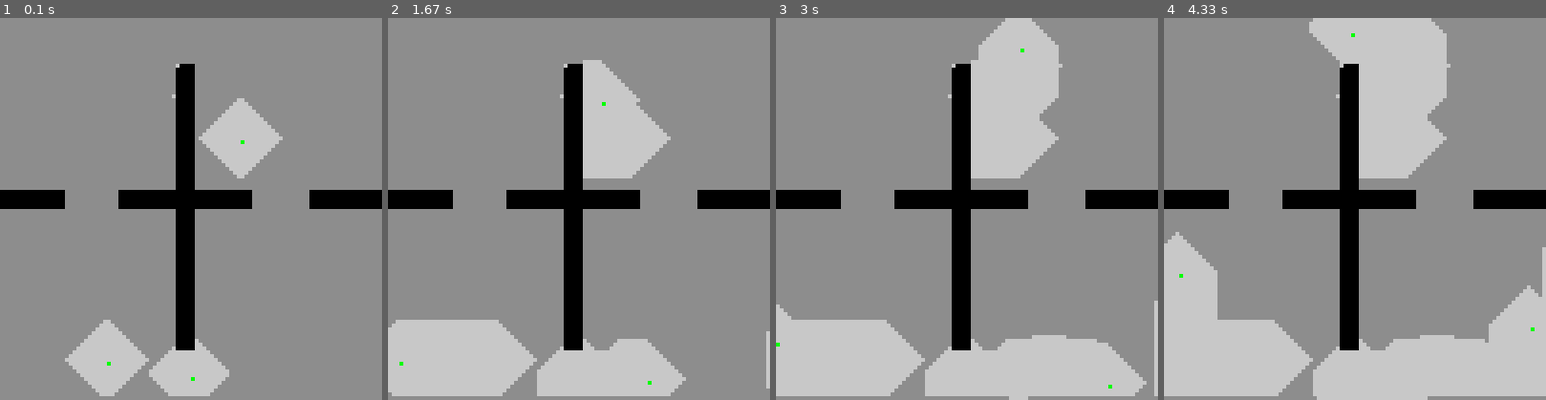
Above: before the commit, frames 1-4 (left to right).
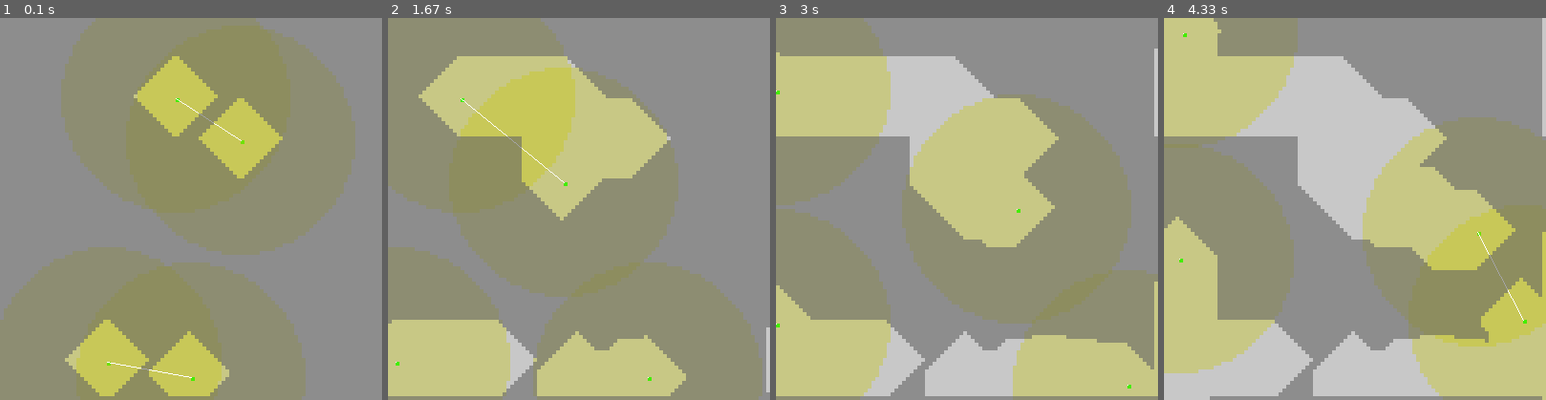
Above: after the commit, the same moments.

Repository: R1leMargoulin/RAPID
Game: pygame game, started from examples/program_examples/simulation_example.py
Same seed, same stepped clock (60 frames per second), same inputs: the game is played once before the commit and once after it.
Inputs:
- Up to frame 1 (0.1 s): no input
- Up to frame 2 (1.67 s): no input
- Up to frame 3 (3 s): no input
- Up to frame 4 (4.33 s): no input

The runs differ from the first frame. In frame 1, 66% of the frame differs, in the area x 0-100%, y 0-100%; in frame 2, 71%; in frame 3, 72%; in frame 4, 72%.

Commit message:
update action_selection : introduction of dispersion and dist treshold

Diff:
--- a/RAPID/Agents.py
+++ b/RAPID/Agents.py
@@ -77,8 +77,8 @@
         for i in range(len(self.traversable_types)):#we have the string name of the cells types, lets get the int values
             self.traversable_types[i] = ENV_CELL_TYPES[self.traversable_types[i]]
 
-        self.competences = {"exploration":{"capability": 1, "importance":1},
-                            "communication":{"capability": 1, "importance":1}} #to add depending of the case and the robot
+        self.competences = {"exploration":{"capability": 1, "importance":1, "distance_treshold":0, "dispersion":1},
+                            "communication":{"capability": 1, "importance":1, "distance_treshold":self.communication_range, "dispersion":0}} #to add depending of the case and the robot
 
         #Metrics
         self.total_distance_made = 0.0
@@ -327,8 +327,8 @@
     def move(self, vector_x, vector_y):
         print("move has to be implemented in the class.")
 
-    def shape_competence(self, type, capability, importance):
-        self.competences.update({type:{"capability": capability, "importance":importance}})
+    def shape_competence(self, type, capability, importance, distance_treshold = 0, dispersion = 1):
+        self.competences.update({type:{"capability": capability, "importance":importance, "distance_treshold":distance_treshold, "dispersion":dispersion}})
 
     def perform_target_action(self):
         if self.action_to_perform["type"] == "exploration":
@@ -581,7 +581,7 @@
         self.belief_transfer() #after sensing, transfer beliefs if applicable
 
         #reshape importance of communication depending of the time from last communication:
-        self.shape_competence("communication", self.competences["communication"]["capability"], self.time_from_last_communication*0.01)
+        self.shape_competence("communication", self.competences["communication"]["capability"], self.time_from_last_communication*0.01, distance_treshold=self.communication_range, dispersion=0) #TODO enlever l'incrementation en dur, faire un parametre adequat
 
         if np.any(self.target):
             if self.path_to_target: #If we have a path to our target, we continue this path.
@@ -608,7 +608,8 @@
             if "artifacts" in self.belief_space:
                 for art in self.belief_space["artifacts"]:
                     if self.belief_space["artifacts"][art]["status"] != "done":
-                        interest_points.append({"type": self.belief_space["artifacts"][art]["type"] ,"coordinates":self.belief_space["artifacts"][art]["coordinates"], "id":art})#adding directly the artifacts in the interest points
+                        if euclidian_distance( (self.init_transform.x, self.init_transform.y) , self.belief_space["artifacts"][art]["coordinates"]) >= self.competences[self.belief_space["artifacts"][art]["type"]]["distance_treshold"]: #we verify that the treshold is respected
+                            interest_points.append({"type": self.belief_space["artifacts"][art]["type"] ,"coordinates":self.belief_space["artifacts"][art]["coordinates"], "id":art})#adding directly the artifacts in the interest points
             #--------------------------------------
             #------------------------------------------------------------------------------------------
 
@@ -631,7 +632,8 @@
 
             communication_clusters = simple_clustering(robots_pos_list, self.communication_range) #from utils: make simple clusters of robot based on communication range, will return the center of clusters
             for cc in communication_clusters:
-                    interest_points.append({"type":"communication","coordinates":cc})#adding those clusters in the communication points
+                    if euclidian_distance( (self.init_transform.x, self.init_transform.y) , cc) >= self.competences["communication"]["distance_treshold"]: #we verify that the treshold is respected
+                        interest_points.append({"type":"communication","coordinates":cc})#adding those clusters in the communication points
             #--------------------------------------
 
             #utility calculation-----------------------------------------------------------------------
--- a/examples/program_examples/experiment_from_config_example.py
+++ b/examples/program_examples/experiment_from_config_example.py
@@ -178,7 +178,8 @@
                                                                             "communication_period": a.communication_period,
                                                                             "vision_range": a.vision_range,
                                                                             "max_speed": (a.max_speed.x, a.max_speed.y, a.max_speed.w),
-                                                                            "BS_occupancy_grid": a.belief_space["occupancy_grid"].tolist()
+                                                                            "BS_occupancy_grid": a.belief_space["occupancy_grid"].tolist(),
+                                                                            "behavior": a.behavior
                                                                         }
                                                                     })
 
--- a/examples/program_examples/simulation_example.py
+++ b/examples/program_examples/simulation_example.py
@@ -17,7 +17,7 @@
 
 NB_GROUND_AGENTS = 4
 
-img = Image.open(ENV_IMAGE_PATH)
+img = None #Image.open(ENV_IMAGE_PATH)
 
 
 logging.basicConfig(level=logging.DEBUG)
@@ -26,7 +26,7 @@
 
     #env = TargetPointEnvironment(background_color= BACKGROUND_COLOR, env_image=img, amount_of_agents_goal=2, scaling_factor=2)
     #env = ExplorationEnvironment(render= True, background_color= BACKGROUND_COLOR, env_image=img, full_knowledge=False, scaling_factor=4)
-    env = ExplorationEnvironment(width=SCREEN_WIDTH, height=SCREEN_HEIGHT, env_image=img, background_color= BACKGROUND_COLOR, full_knowledge=False, scaling_factor=4, communication_mode="blackboard", render=True, end_at_full_exploation=False)
+    env = ExplorationEnvironment(width=SCREEN_WIDTH, height=SCREEN_HEIGHT, env_image=img, background_color= BACKGROUND_COLOR, full_knowledge=False, scaling_factor=4, communication_mode="limited", render=True, end_at_full_exploation=False)
 
 
     for i in range(NB_GROUND_AGENTS):
@@ -40,7 +40,7 @@
                                     robot_id=len(env.agents)+1,
                                     init_transform=init_pos,
                                     max_speed=(1,1,0.5), #warning : adapt max speeds if you use aerial or ground robots
-                                    behavior_to_use="action_selection",
+                                    behavior_to_use="minpos",
                                     vision_range=10,
                                     communication_range=30,
                                     communication_period=10,
